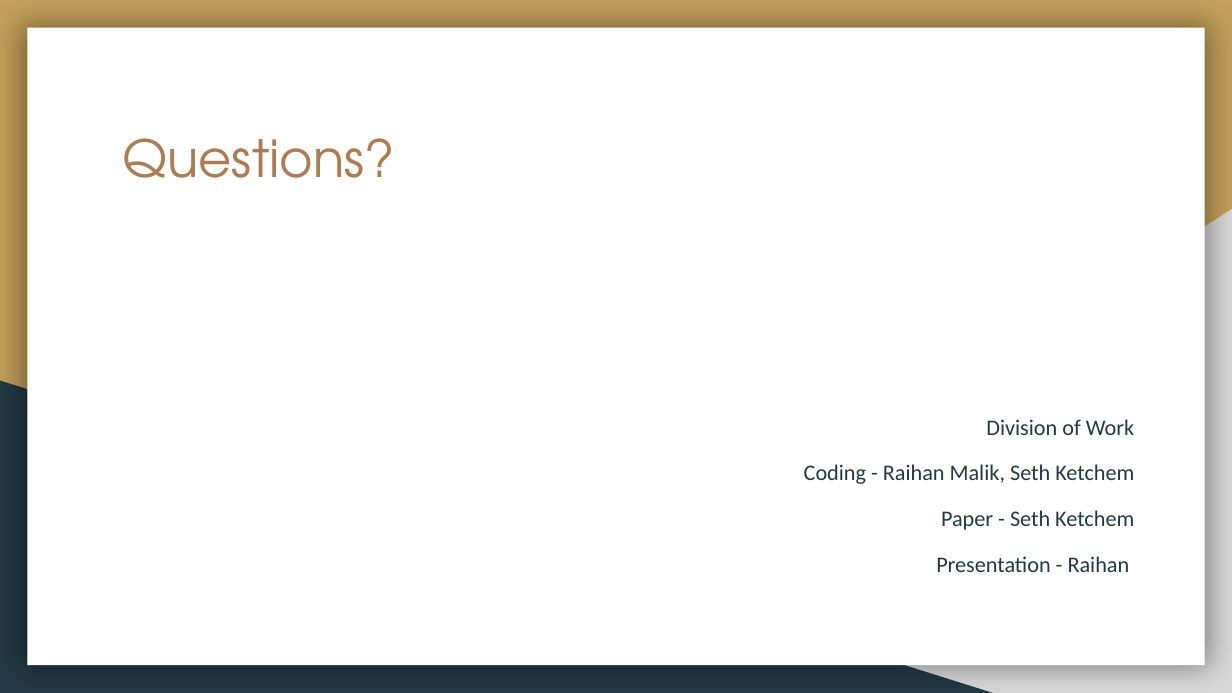
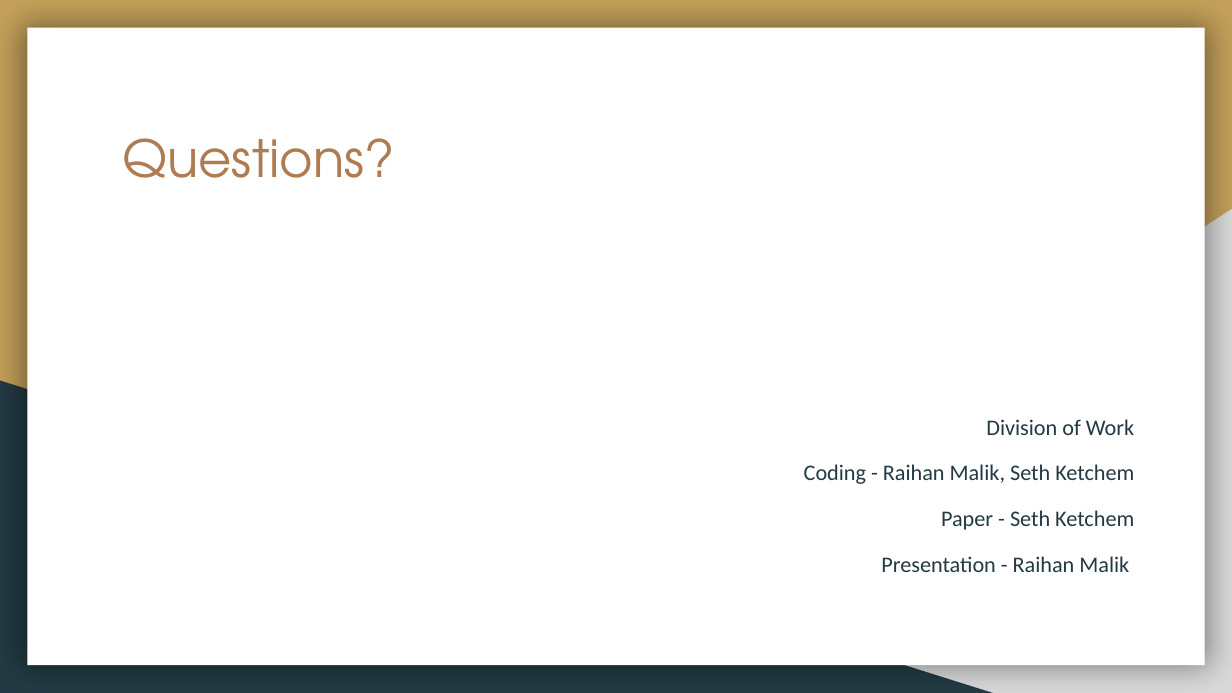
Before and after one commit to sketchemL/Group8-StellarAbundances-ES5205, a slide deck: slide 10 of Project 3 - Measuring Stellar Abundances.pptx. Drawn at 1232x693 pixels with LibreOffice and Linux fonts; fonts in the diff are those of the drawing. Boxes give left, top, right and bottom in pixels: in the first picture for what was removed or moved away, otherwise in the second. Text is boxed around its words. In the diff, an @@ line names an element or a change of style, - is before the commit and + after.

```diff
--- a/Project 3 - Measuring Stellar Abundances.pptx
+++ b/Project 3 - Measuring Stellar Abundances.pptx
@@ text at [881, 556, 1129, 572]: text changed @@
-Presentation - Raihan
+Presentation - Raihan Malik
```
Also in this commit, not shown: 2 other slides changed, 3 slides added, 3 slides removed.
